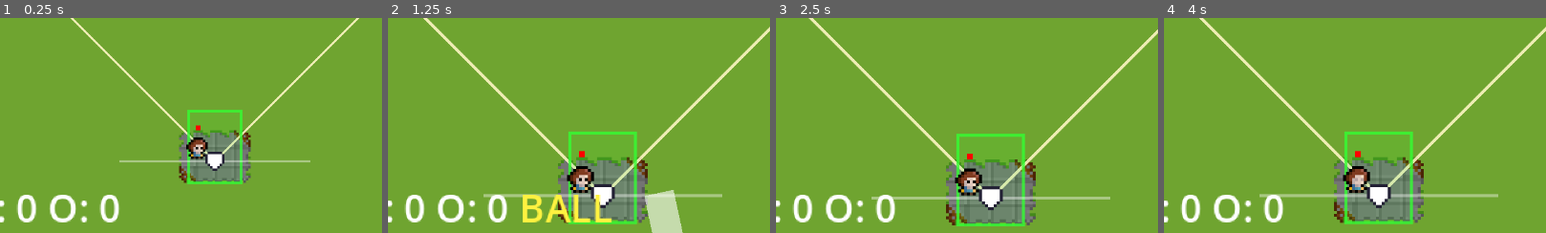
Above: before the commit, frames 1-4 (left to right).
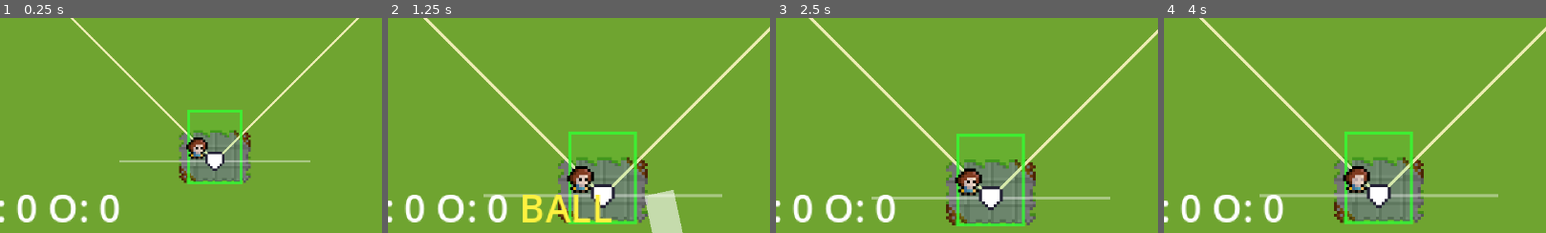
Above: after the commit, the same moments.

Repository: LunchBoxValley/base_quest
Game: Godot game, scene res://scenes/main/main.tscn
Two runs of this game, one before a commit and one after it. Both use one fixed random seed, a clock stepped at 60 frames per second and the inputs below.
Inputs:
- Up to frame 1 (0.25 s): no input
- Up to frame 2 (1.25 s): tap Enter (pitch) at 0.5 s; hold Right (ui_right) from 0.53 s (still down); hold Enter (pitch) from 0.53 s (still down); tap Space at 0.77 s; tap X (swing) at 0.8 s
- Up to frame 3 (2.5 s): release Right (ui_right) at 1.28 s; release Enter (pitch) at 1.28 s; hold Left (ui_left) 1.28-2.03 s; tap X (swing) at 1.35, 2.3 s; tap Space at 1.52 s; tap Enter (pitch) at 1.55 s; hold Right (ui_right) from 2.03 s (still down); hold Enter (pitch) from 2.03 s (still down)
- Up to frame 4 (4 s): tap Space at 2.75, 3.02, 3.77 s; release Enter (pitch) at 2.78 s; tap X (swing) at 2.85, 3.8 s; tap Enter (pitch) at 3.05, 3.5 s; release Right (ui_right) at 3.53 s; hold Left (ui_left) from 3.53 s (still down); hold Enter (pitch) from 3.53 s (still down)
The pictures show only the part of the screen within x 22-72%, y 50-100%; the shares and areas given below are measured in that part.

The runs differ from the first frame. In frame 1, less than 0.1% of the frame differs, in the area x 51-53%, y 49-53%; in frame 2, less than 0.1%, in the area x 46-54%, y 61-76%; in frame 3, less than 0.1%; in frame 4, less than 0.1%.

Commit message:
Update 21
CPU batter is swinging, no hits yet

Diff:
--- a/entities/ball/ball.gd
+++ b/entities/ball/ball.gd
@@ -98,7 +98,10 @@
 
 func _ready() -> void:
 	visible = false
+
+
 	add_to_group("balls")
+
 	if trail:
 		trail.top_level = true
 		trail.default_color = Color(1, 1, 1, 0.6)
--- a/scenes/main/cpu_batter.gd
+++ b/scenes/main/cpu_batter.gd
@@ -4,117 +4,206 @@
 @export var batter_path: NodePath
 @export var home_plate_path: NodePath
 
-@export_group("Timing")
-@export var min_reaction: float = 0.06
-@export var max_reaction: float = 0.14
-@export var min_t_to_swing: float = 0.045
+# Group the Ball belongs to (your project uses "balls")
+@export var ball_group_name: String = "balls"
+
+@export_group("Difficulty / Personality")
+@export_range(0.0, 1.0, 0.01) var discipline: float = 0.65
+@export_range(0.0, 1.0, 0.01) var chase_rate: float = 0.25
+@export_range(0.0, 1.0, 0.01) var power_bias: float = 0.35
+
+@export_group("Timing (seconds / ms)")
+@export var min_reaction_s: float = 0.12       # won't swing if ETA < this
+@export var swing_lead_ms: int = 90            # start swing this many ms before plate-cross
+@export var timing_error_ms: int = 80          # +/- jitter added to lead time
+
+@export_group("Aim / Slots (px)")
+@export var aim_error_px: float = 6.0
+@export var slot_left_threshold_px: float = -12.0
+@export var slot_right_threshold_px: float = 12.0
 
 @export_group("Strike Window (px)")
-@export var zone_half_width: float = 14.0
-@export var zone_soft_edge: float = 8.0
-
-@export_group("LR Bias")
-@export var lr_bias_strength: float = 0.55
-
-var _b: Batter
-var _plate: Node2D
-var _hud: Node
-var _enabled := false
+@export var zone_half_width: float = 14.0      # approx half width for "in-zone" test
+@export var zone_soft_edge: float = 8.0        # soft edge falloff
+
+@export_group("Debug")
+@export var debug_logs: bool = false
+
+# --- Internals ---
+var _batter: Batter = null
+var _plate: Node2D = null
+var _ball: Node2D = null
+var _bound_ball: Node = null
+var _ball_prev_pos: Vector2 = Vector2.ZERO
+var _ball_prev_time: float = 0.0
+var _swing_scheduled: bool = false
+var _swing_eta_s: float = 0.0
+var _rng := RandomNumberGenerator.new()
 
 func _ready() -> void:
-	_b = get_node_or_null(batter_path) as Batter
+	_rng.randomize()
+	_batter = get_node_or_null(batter_path) as Batter
 	_plate = get_node_or_null(home_plate_path) as Node2D
-	_hud = get_tree().get_first_node_in_group("umpire_hud")
-	set_physics_process(true)
-
-func activate() -> void:
-	_enabled = true
-	_show_ai_tag(true)
-
-func deactivate() -> void:
-	_enabled = false
-	_show_ai_tag(false)
-
-func _physics_process(_delta: float) -> void:
-	if not _enabled or _b == null or _plate == null:
-		return
-
-	var best_ball = null
-	var best_t := 1e9
-	var best_v := Vector2.ZERO
-
-	for node in get_tree().get_nodes_in_group("balls"):
-		if node == null or not (node is Node2D):
-			continue
-		var ball := node as Node2D
-		var v := _get_ball_velocity(ball)
-		if v.y <= 0.0:
-			continue
-
-		var contact_y = (_b._contact_point()).y
-		var dy = contact_y - ball.global_position.y
-		if dy <= 0.0:
-			continue
-
-		var t = dy / v.y
-		if t < best_t:
-			best_t = t
-			best_ball = ball
-			best_v = v
-
-	if best_ball == null or best_t <= 0.0:
-		return
-
-	var bx := (best_ball as Node2D).global_position.x
-	var plate_x := _plate.global_position.x
-	var predicted_x := bx + best_v.x * best_t
-	var dx = abs(predicted_x - plate_x)
-
-	var soft := zone_half_width + zone_soft_edge
-	var strike_prob := 0.0
-	if dx <= zone_half_width:
-		strike_prob = 1.0
+
+	# Node doesn't process by default
+	set_process(true)
+
+	# Bind any existing ball in the group, then auto-catch future spawns
+	_try_bind_ball_from_group()
+	get_tree().node_added.connect(_on_node_added)
+
+	if debug_logs:
+		print("[CpuBatter] ready; batter=", _batter, " plate=", _plate)
+
+func _process(delta: float) -> void:
+	# Reacquire if missing (e.g., after despawn)
+	if _ball == null or not is_instance_valid(_ball):
+		_try_bind_ball_from_group()
+		_ball_prev_time = 0.0
+		_swing_scheduled = false
+		if debug_logs:
+			print("[CpuBatter] reacquire ball: ", _ball)
+
+	if _batter == null or _plate == null or _ball == null:
+		return
+
+	var now := Time.get_ticks_msec() / 1000.0
+	var pos := _ball.global_position
+
+	# Initialize prev snapshot
+	if _ball_prev_time <= 0.0:
+		_ball_prev_time = now
+		_ball_prev_pos = pos
+		return
+
+	var dt := now - _ball_prev_time
+	if dt <= 0.0:
+		return
+
+	# Estimate velocity from motion
+	var v := (pos - _ball_prev_pos) / dt
+	_ball_prev_pos = pos
+	_ball_prev_time = now
+
+	# Expect pitches traveling downward (increasing Y toward plate)
+	if v.y <= 0.0:
+		return
+
+	var plate_pos := _plate.global_position
+	var dy := plate_pos.y - pos.y
+	if dy <= 0.0:
+		return
+
+	var t_to_plate := dy / v.y                # seconds
+	var ms_to_plate := int(round(t_to_plate * 1000.0))
+
+	# Respect reaction floor
+	if t_to_plate < min_reaction_s:
+		return
+
+	# Predict horizontal position at plate and set LR bias (with jitter)
+	var x_at_plate := pos.x + v.x * t_to_plate + _rng.randf_range(-aim_error_px, aim_error_px)
+	_apply_lr_bias(x_at_plate - plate_pos.x)
+
+	# Decide swing/take once per pitch
+	if not _swing_scheduled:
+		var swing_prob := _swing_probability(x_at_plate, plate_pos.x, ms_to_plate)
+		var roll := _rng.randf()
+		if debug_logs:
+			print("[CpuBatter] ETA(ms)=", ms_to_plate, " prob=", swing_prob, " roll=", roll)
+		if roll < swing_prob:
+			var scheduled_ms := ms_to_plate - swing_lead_ms + _rand_timing_jitter()
+			var scheduled_s = max(min_reaction_s, float(scheduled_ms) / 1000.0)
+			_swing_eta_s = scheduled_s
+			_swing_scheduled = true
+			_batter.ai_swing_after(scheduled_s)
+			if debug_logs:
+				print("[CpuBatter] swing scheduled in ", int(scheduled_s * 1000.0), " ms")
+
+# -----------------------
+# Binding via "balls" group
+# -----------------------
+func _on_node_added(n: Node) -> void:
+	# If we already have a ball, skip
+	if _ball != null and is_instance_valid(_ball):
+		return
+	# If this node is in the ball group, bind it
+	if n.is_in_group(ball_group_name) and n is Node2D:
+		_bind_ball(n as Node2D)
+
+func _try_bind_ball_from_group() -> void:
+	var candidates := get_tree().get_nodes_in_group(ball_group_name)
+	if candidates.size() == 0:
+		return
+	# If multiple candidates exist, pick the one nearest to plate (deterministic & sensible)
+	var best: Node2D = null
+	var best_d := 1e9
+	var plate_pos := _plate.global_position if _plate != null else Vector2.ZERO
+	for c in candidates:
+		if c is Node2D:
+			var d := absf((c as Node2D).global_position.y - plate_pos.y)
+			if d < best_d:
+				best_d = d
+				best = c
+	if best != null:
+		_bind_ball(best)
+
+func _bind_ball(b: Node2D) -> void:
+	_ball = b
+	_swing_scheduled = false
+	_ball_prev_time = 0.0
+	if b.has_signal("out_of_play"):
+		if _bound_ball != b:
+			b.out_of_play.connect(_on_ball_out_of_play)
+			_bound_ball = b
+	if debug_logs:
+		print("[CpuBatter] bound ball: ", b)
+
+func _on_ball_out_of_play() -> void:
+	_swing_scheduled = false
+	_ball_prev_time = 0.0
+	if debug_logs:
+		print("[CpuBatter] out_of_play → reset")
+
+# -----------------------
+# Aim slotting & swing probability
+# -----------------------
+func _apply_lr_bias(dx_at_plate: float) -> void:
+	var slot := 0.0
+	if dx_at_plate <= slot_left_threshold_px:
+		slot = -1.0
+	elif dx_at_plate >= slot_right_threshold_px:
+		slot = 1.0
 	else:
-		var denom = max(1.0, soft - zone_half_width)
-		strike_prob = clamp(1.0 - ((dx - zone_half_width) / denom), 0.0, 1.0)
-
-	var react := randf_range(min_reaction, max_reaction)
-	if strike_prob > 0.45:
-		_b.ai_set_lr_bias((1.0 if predicted_x - plate_x > 0.0 else -1.0) * lr_bias_strength)
-		var swing_in = max(0.0, best_t - react)
-		_b.ai_swing_after(swing_in)
-
-func _get_ball_velocity(ball: Node2D) -> Vector2:
-	if ball.has_method("get_velocity"):
-		return ball.get_velocity()
-	var v := Vector2.ZERO
-	if ball.has_method("get"):
-		var maybe = ball.get("velocity")
-		if typeof(maybe) == TYPE_VECTOR2:
-			v = maybe
-	return v
-
-# ----- AI tag (2×2 red pixel) -----
-func _show_ai_tag(on: bool) -> void:
-	if _b == null:
-		return
-	var host := _b as Node2D
-	if host == null:
-		return
-	var tag := host.get_node_or_null("_AITag") as Sprite2D
-	if on:
-		if tag == null:
-			tag = Sprite2D.new()
-			tag.name = "_AITag"
-			tag.centered = true
-			tag.position = Vector2(0, -10)
-			tag.z_index = 999
-			var img := Image.create(2, 2, false, Image.FORMAT_RGBA8)
-			img.fill(Color(1,0,0,1))
-			var tex := ImageTexture.create_from_image(img)
-			tag.texture = tex
-			host.add_child(tag)
-		tag.visible = true
+		slot = 0.0
+	if _batter != null:
+		_batter.ai_set_lr_bias(slot)
+
+func _swing_probability(xp: float, plate_x: float, ms_to_plate: int) -> float:
+	var dx := absf(xp - plate_x)
+
+	# Soft "in-zone" curve using discipline
+	var edge_px = lerp(18.0, 10.0, discipline)
+	var core_px = edge_px * 0.55
+
+	var base := 0.0
+	if dx <= core_px:
+		base = 0.95
+	elif dx <= edge_px:
+		var t = (dx - core_px) / max(0.001, (edge_px - core_px))
+		var edge_will := 0.65 * (1.0 - 0.6 * discipline)  # more discipline => smaller edge will
+		base = lerp(0.95, edge_will, clamp(t, 0.0, 1.0))
 	else:
-		if tag != null:
-			tag.visible = false
+		base = chase_rate * (0.55 + 0.45 * (1.0 - discipline))
+
+	# Very late recognition penalty
+	if ms_to_plate < int(min_reaction_s * 1000.0 + 40.0):
+		base *= 0.85
+
+	return clamp(base, 0.0, 0.98)
+
+# -----------------------
+# Utilities
+# -----------------------
+func _rand_timing_jitter() -> int:
+	return int(round(_rng.randf_range(-float(timing_error_ms), float(timing_error_ms))))
